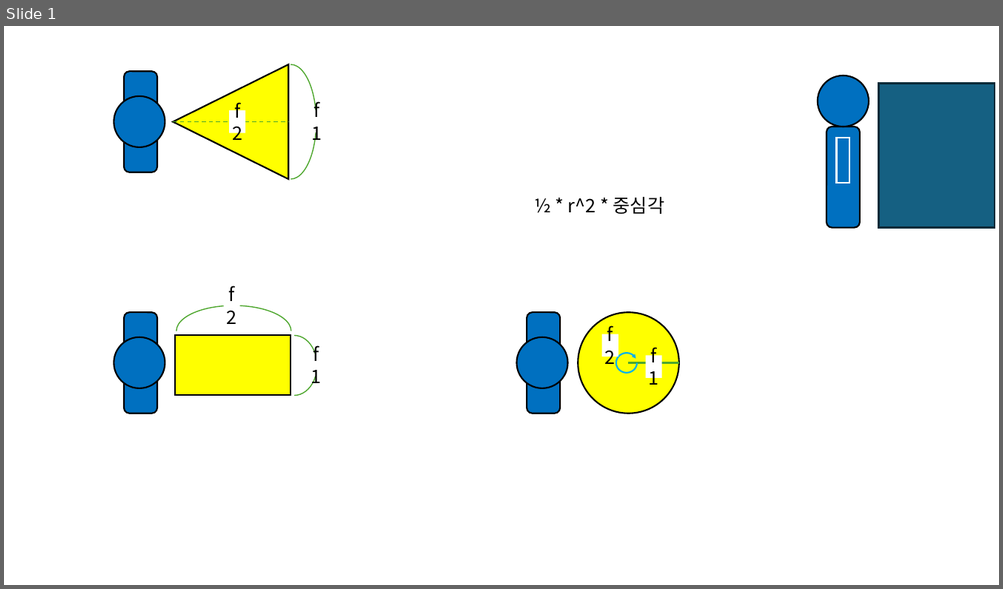
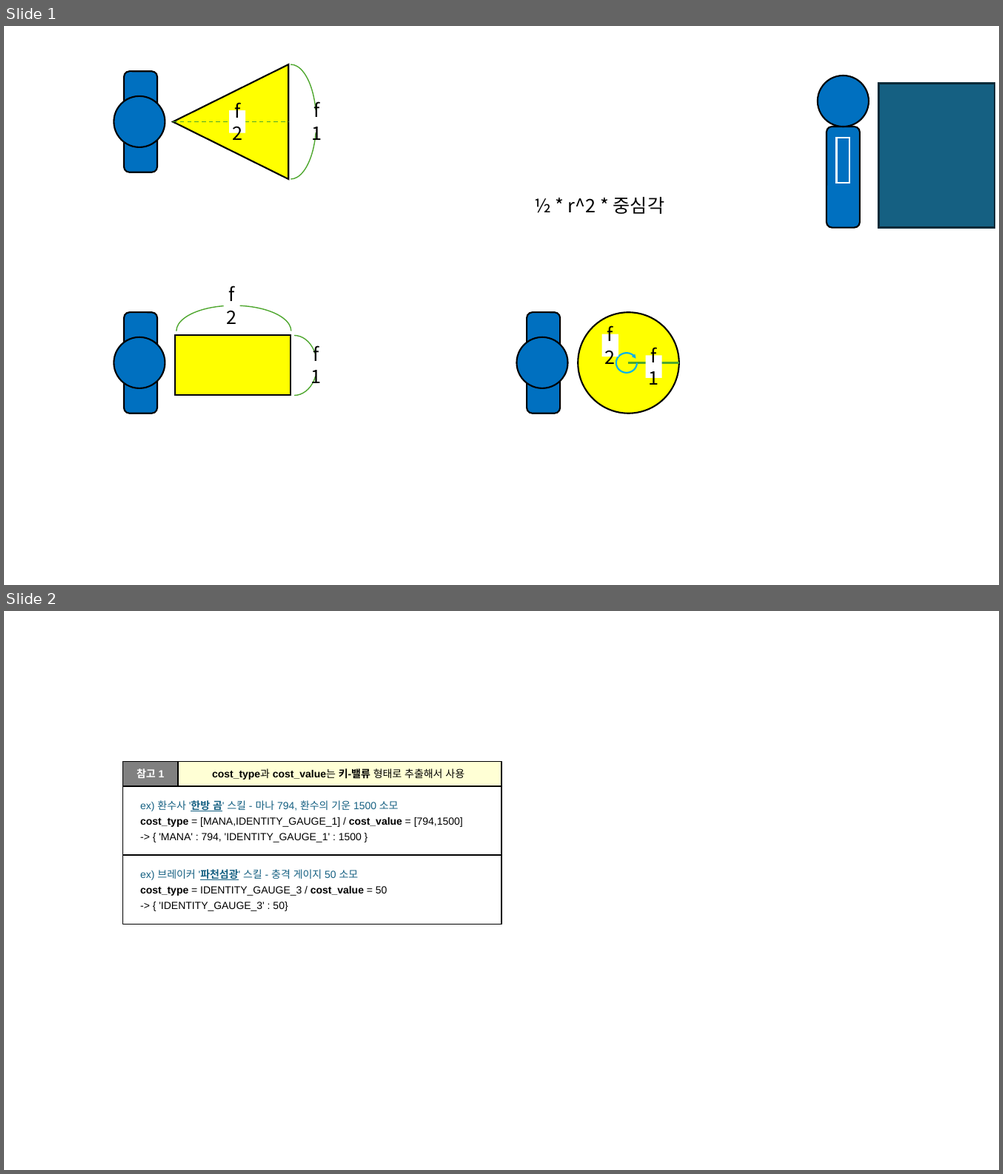
Before and after one commit to hjs0913/GameDesign, a slide deck: 로스트아크/데이터테이블/테이블이미지.pptx. Shown one above the other, each under a label of ours: slide 1 before the commit, slides 1 and 2 after it. The pictures are 1003x589 and 1003x1174 pixels, drawn with LibreOffice and Linux fonts; fonts in the diff are those of the drawing. Boxes give left, top, right and bottom in pixels: in the first picture for what was removed or moved away, otherwise in the second. Text is boxed around its words. In the diff, an @@ line names an element or a change of style, - is before the commit and + after.

```diff
--- a/로스트아크/데이터테이블/테이블이미지.pptx
+++ b/로스트아크/데이터테이블/테이블이미지.pptx
@@ slide 2 added at [4, 611, 999, 1170], background #FFFFFF @@
@@ group added at [122, 762, 502, 925]: 4 rectangles @@
+ex) 환수사 '한방 곰' 스킬 - 마나 794, 환수의 기운 1500 소모
+cost_type = [MANA,IDENTITY_GAUGE_1] / cost_value = [794,1500]
+-> { 'MANA' : 794, 'IDENTITY_GAUGE_1' : 1500 }
+cost_type과 cost_value는 키-밸류 형태로 추출해서 사용
+참고 1
+ex) 브레이커 '파천섬광' 스킬 - 충격 게이지 50 소모
+cost_type = IDENTITY_GAUGE_3 / cost_value = 50
+-> { 'IDENTITY_GAUGE_3' : 50}
```
Also in this commit, not shown: 16 other files.
